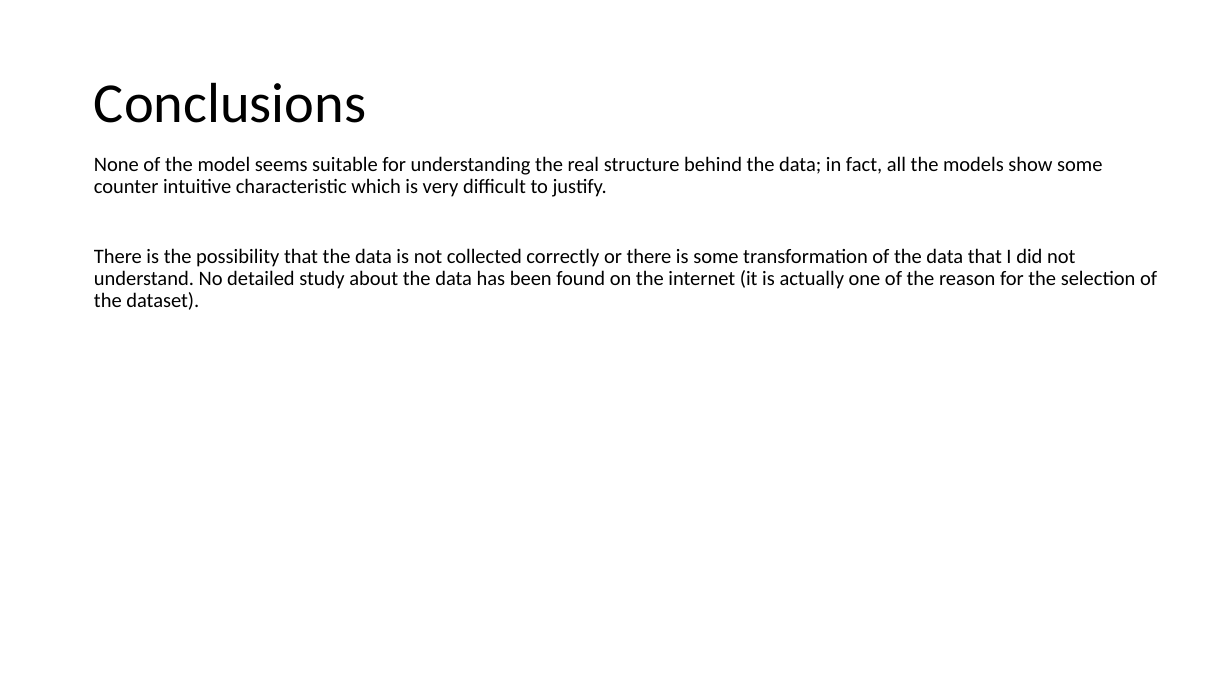
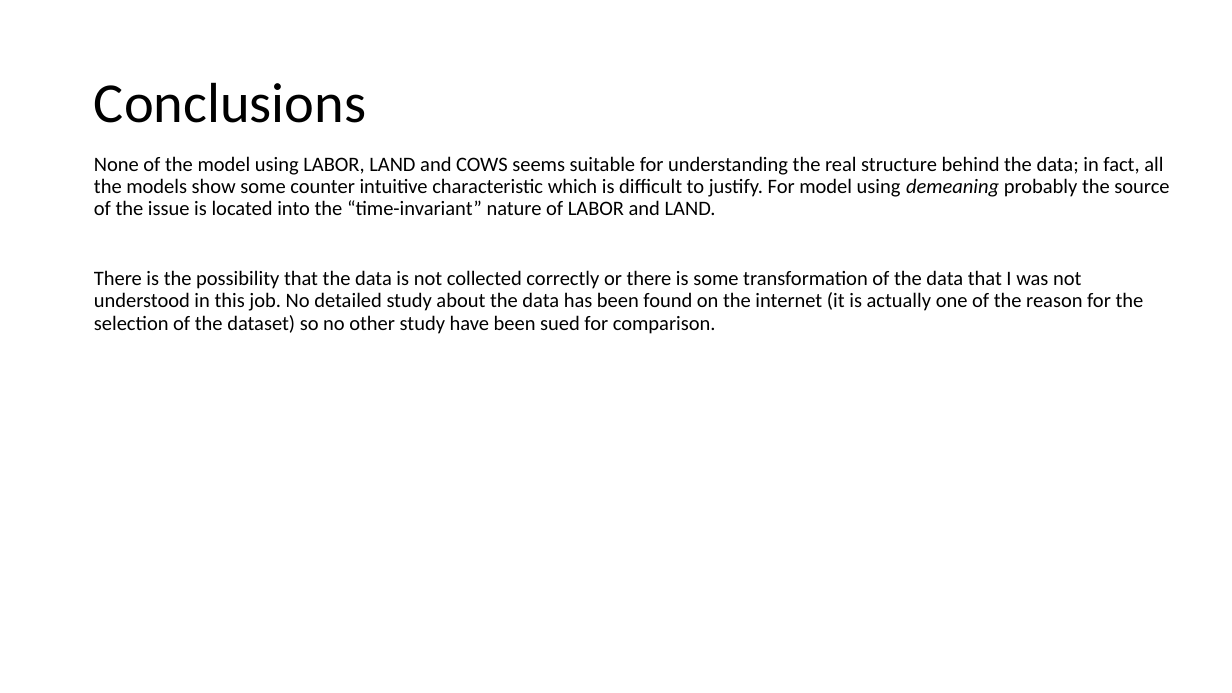
Before and after one commit to peppusnight/policy_evaluation, a slide deck: slide 12 of 20211001_policy.pptx (slide 10 before the commit). Drawn at 1232x693 pixels with LibreOffice and Linux fonts; fonts in the diff are those of the drawing. Boxes give left, top, right and bottom in pixels: in the first picture for what was removed or moved away, otherwise in the second. Text is boxed around its words. In the diff, an @@ line names an element or a change of style, - is before the commit and + after.

```diff
--- a/20211001_policy.pptx
+++ b/20211001_policy.pptx
@@ text at (94, 156, 1169, 334): text changed @@
-None of the model seems suitable for understanding the real structure behind the data; in fact, all the models show some counter intuitive characteristic which is very difficult to justify.
-There is the possibility that the data is not collected correctly or there is some transformation of the data that I did not understand. No detailed study about the data has been found on the internet (it is actually one of the reason for the selection of the dataset).
+None of the model using LABOR, LAND and COWS seems suitable for understanding the real structure behind the data; in fact, all the models show some counter intuitive characteristic which is difficult to justify. For model using demeaning probably the source of the issue is located into the “time-invariant” nature of LABOR and LAND.
+There is the possibility that the data is not collected correctly or there is some transformation of the data that I was not understood in this job. No detailed study about the data has been found on the internet (it is actually one of the reason for the selection of the dataset) so no other study have been sued for comparison.
```
Also in this commit, not shown: 4 other slides changed, 2 slides added, 1 other file.
